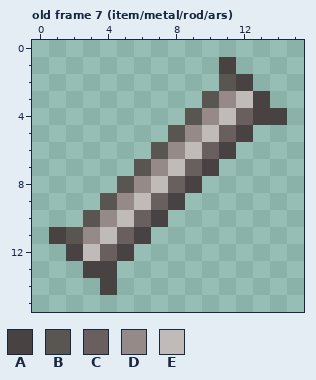
One commit to this pixel-art file: src/main/resources/assets/tfcmineralogy/simple_metal_template.aseprite. This is how it looked before the edit.
16x16 pixels, 24 frames. Colours within 5 levels of each other are drawn and written as one. Shown: old frame 7 (item/metal/rod/ars). The commit also changed other frames, which this record leaves out.
Visible layers, top first: "arsenical_bronze", "textures".
Palette (. is transparent): A #494242  B #595551  C #695f5e  D #958a88  E #c0bab9
Pixels before, old frame 7 (item/metal/rod/ars), first column x 1:
 1 ..........A...
 2 ..........BA..
 3 .........BDEA.
 4 ........BDECAA
 5 .......BDECA..
 6 ......BDECA...
 7 .....BDECA....
 8 ....BDECA.....
 9 ...BDECA......
10 ..BDECA.......
11 ABDECA........
12 .AECA.........
13 ..AA..........
14 ...A..........
New version:
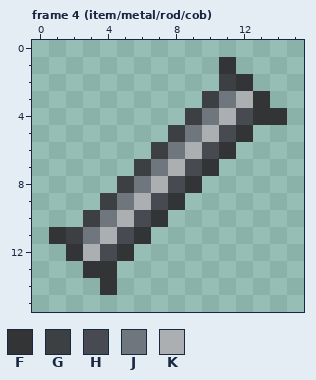
Colours new in this view: F #323436  G #3d4042  H #484a51  J #6f767d  K #abafb1
A new or re-ordered frame is compared with the old frame closest to it.
Author's note on the commit: Added Cobalt and Vanadium metals
From old to new:
layer "arsenical_bronze" now hidden
layer "arsenic" added
layer "cobalt" added
frames re-ordered
Changed rows in their new state; - is an unchanged pixel.
Frame 4 (item/metal/rod/cob) against old frame 7 (item/metal/rod/ars), layer "cobalt":
first column x 1:
 1 ----------F---
 2 ----------GF--
 3 ---------GJKF-
 4 --------GJKHFF
 5 -------GJKHF--
 6 ------GJKHF---
 7 -----GJKHF----
 8 ----GJKHF-----
 9 ---GJKHF------
10 --GJKHF-------
11 FGJKHF--------
12 -FKHF---------
13 --FF----------
14 ---F----------
Where, in picture pixels (left, top, right, bottom), the same in both pictures:
changed: (49, 57, 287, 295)
